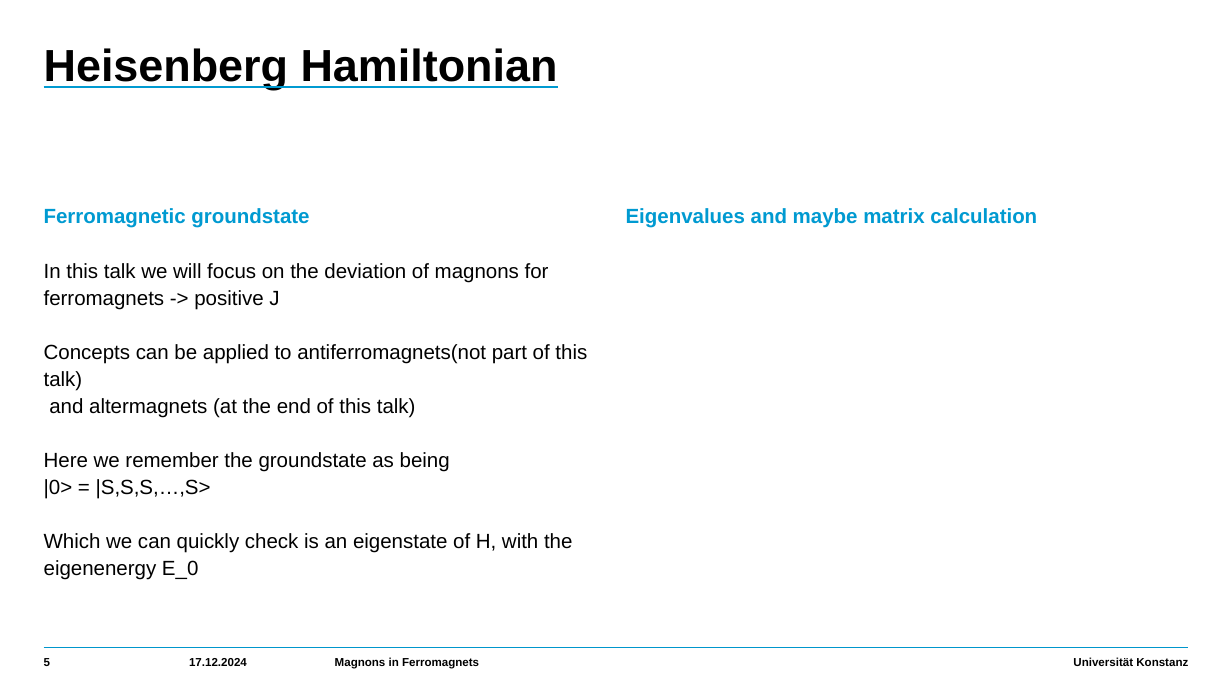
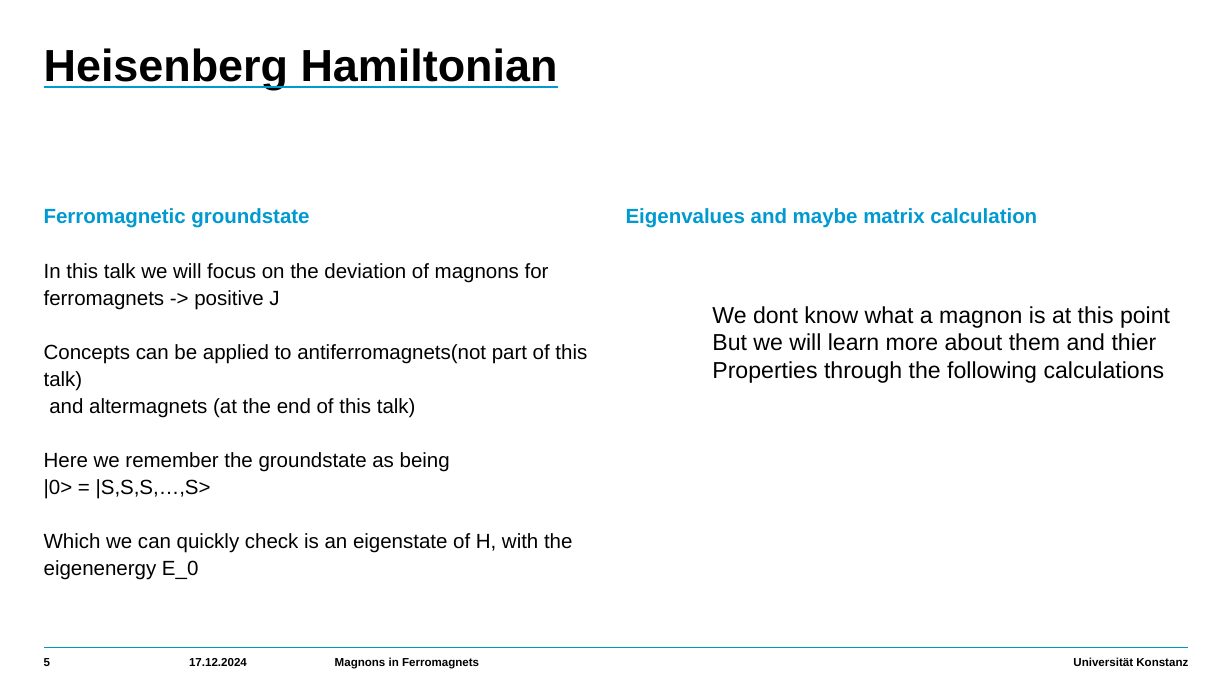
Before and after one commit to HolykingJulex/SeminarSaM, a slide deck: slide 5 of Vortrag.pptx. Drawn at 1232x693 pixels with LibreOffice and Linux fonts; fonts in the diff are those of the drawing. Boxes give left, top, right and bottom in pixels: in the first picture for what was removed or moved away, otherwise in the second. Text is boxed around its words. In the diff, an @@ line names an element or a change of style, - is before the commit and + after.

```diff
--- a/Vortrag.pptx
+++ b/Vortrag.pptx
@@ text added at (x1=712, y1=306, x2=1170, y2=383), 18 pt, text #000000 @@
+We dont know what a magnon is at this point
+But we will learn more about them and thier
+Properties through the following calculations
```
Also in this commit, not shown: 12 other slides changed, 1 slide added.
